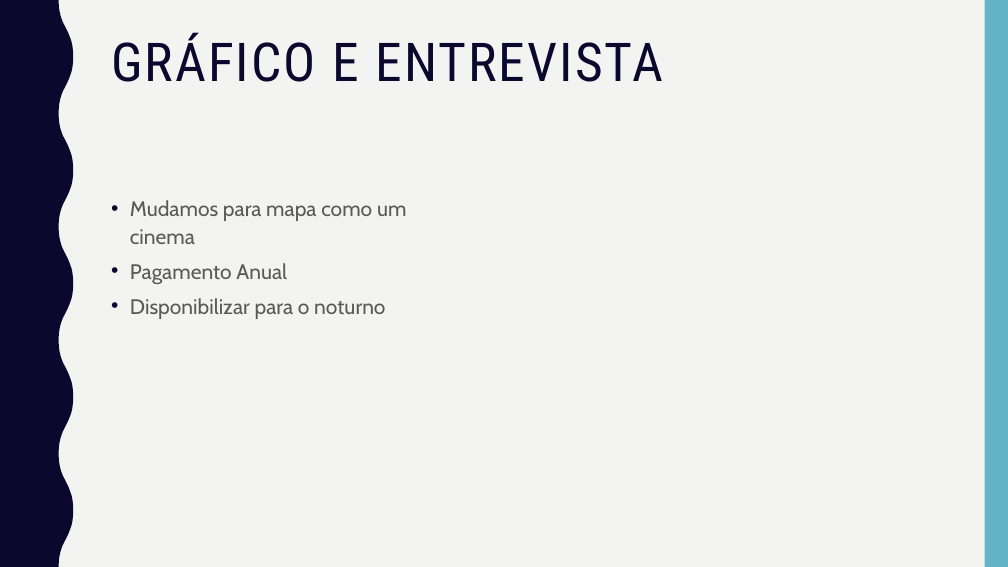
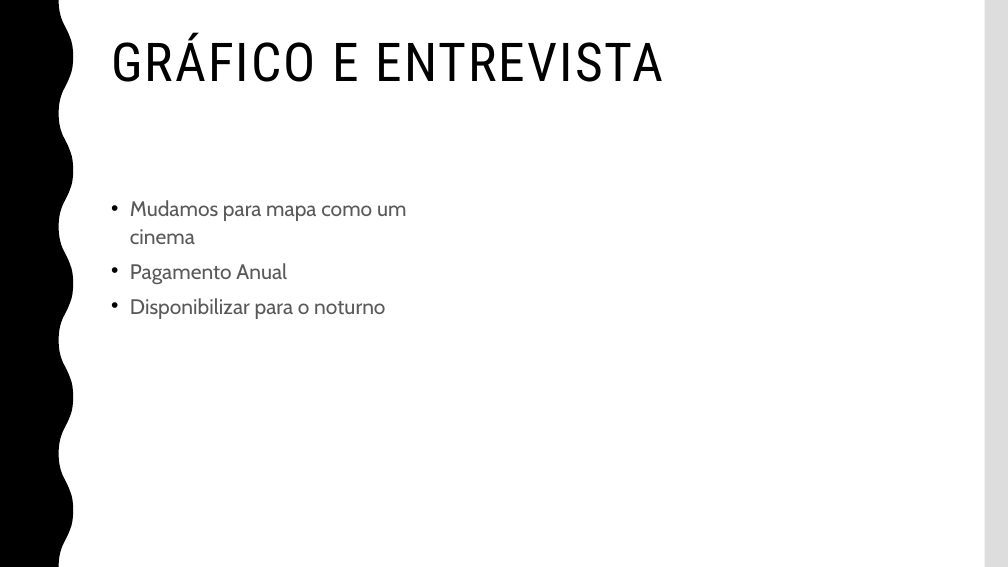
Before and after one commit to lucasdeaquino/TCC-armarios, a slide deck: slide 6 of Ricardo/2 Previaesse.pptx. Drawn at 1008x567 pixels with LibreOffice and Linux fonts; fonts in the diff are those of the drawing; background and template pictures are left out. Boxes give left, top, right and bottom in pixels: in the first picture for what was removed or moved away, otherwise in the second. Text is boxed around its words. In the diff, an @@ line names an element or a change of style, - is before the commit and + after.

```diff
--- a/Ricardo/2 Previaesse.pptx
+++ b/Ricardo/2 Previaesse.pptx
@@ background #F3F3F2 to picture (left out) @@
@@ freeform shape at [0, 0, 73, 567]: fill #0B082E to #000000 @@
@@ rectangle at [985, 0, 1008, 567]: fill #62B4C6 to #DDDDDD @@
@@ title "GRÁFICO E ENTREVISTA" at [111, 33, 663, 82]: text colour #0B082E to #000000 @@
@@ text "Mudamos para mapa como um ..." at [130, 200, 406, 319]: bullet colour #0B082E to #000000 @@
```
Also in this commit, not shown: 10 other slides changed, 1 slide added.
